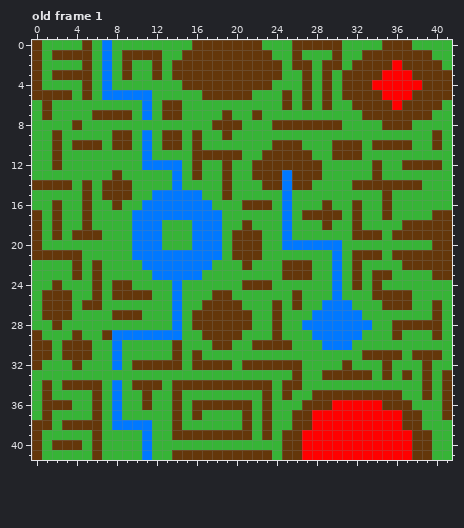
Two states of a animated GIF sprite, arvores/animation.gif. Above: the version before the commit.
The file is 42x42 pixels. Shown: old frame 1. The commit also changed other frames, which this record leaves out.
The result:
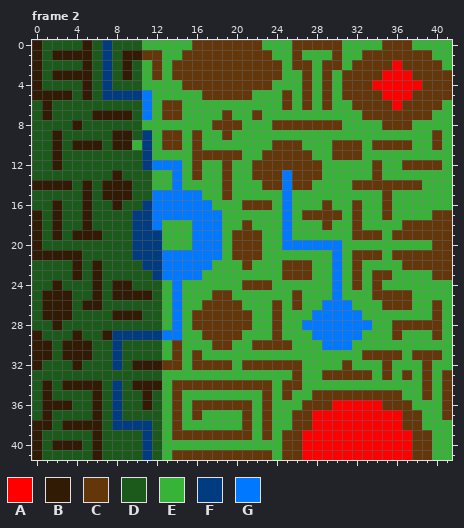
Palette (. is transparent): A #ff0000  B #321b05  C #64370a  D #1b5a1b  E #37b437  F #003c7f  G #0078ff
A new or re-ordered frame is compared with the old frame closest to it.
From old to new:
frames 1 -> 20
Frame 2 is new; against old frame 1:
y 0: x 0..10 CEEEECEGEEE -> BDDDDBDFDDD
y 1: x 0..10 CECCCCEGECC -> BDBBBBDFDBB
y 2: x 0..10 CEEEECEGECE -> BDDDDBDFDBD
y 3: x 0..10 CECCCCEGECE -> BDBBBBDFDBD
y 4: x 0..10 CEEEECEGEEE -> BDDDDBDFDDD
y 5: x 0..10 CCCCECEGGGG -> BBBBDBDFFFF
y 6: x 0..10 ECEEEEEEEEE -> DBDDDDDDDDD
y 7: x 0..10 ECEEEECCCCE -> DBDDDDBBBBD
y 8: x 0..10 EEEECEEEEEE -> DDDDBDDDDDD
y 9: x 0..11 EECEEEEECCEG -> DDBDDDDDBBDF
y 10: x 0..9 EECECCCECC -> DDBDBBBDBB; x 11 G -> F
y 11..12: x 0..11 EECEEEEEEEEG -> DDBDDDDDDDDF
y 13: x 0..11 EEEEEEEECEEE -> DDDDDDDDBDDD
y 14: x 0..11 CCCCECECCCEE -> BBBBDBDBBBDD
y 15: x 0..11 EEEEECECCCEE -> DDDDDBDBBBDD
y 16: x 0..11 EECEECEECEEG -> DDBDDBDDBDDF
y 17..18: x 0..11 CECEECEEEEGG -> BDBDDBDDDDFF
y 19: x 0..12 CECECCCEEEGGG -> BDBDBBBDDDFFF
y 20: x 0..12 CEEEEEEEEEGGG -> BDDDDDDDDDFFF
y 21: x 0..12 CCCCCEEEEEGGG -> BBBBBDDDDDFFF
y 22: x 0..12 EEEECECEEEEGG -> DDDDBDBDDDDFF
y 23: x 0..12 EEEECECEEEEEG -> DDDDBDBDDDDDF
y 24: x 0..12 EECEEECECCEEE -> DDBDDDBDBBDDD
y 25: x 0..12 ECCCEECECCCCE -> DBBBDDBDBBBBD
y 26: x 0..12 ECCCECCEEEEEE -> DBBBDBBDDDDDD
y 27: x 0..12 ECCCEEEECCCEE -> DBBBDDDDBBBDD
y 28: x 0..12 EECEEEEEEEEEE -> DDBDDDDDDDDDD
y 29: x 0..12 CEEECEECGGGGG -> BDDDBDDBFFFFF
y 30..31: x 0..12 CCECCCEEGEEEE -> BBDBBBDDFDDDD
y 32: x 0..12 CEEECEEEGECCC -> BDDDBDDDFDBBB
y 33: x 0..12 EEEEEEEEEEEEE -> DDDDDDDDDDDDD
y 34: x 0..12 ECECCCCEGECCC -> DBDBBBBDFDBBB
y 35: x 0..12 ECEEEECEGEECE -> DBDDDDBDFDDBD
y 36: x 0..12 ECCCEECEGEECE -> DBBBDDBDFDDBD
y 37: x 0..12 ECEEEECEGEEEE -> DBDDDDBDFDDDD
y 38: x 0..12 CCECCCCEGGGGE -> BBDBBBBDFFFFD
y 39: x 0..12 CEEEEECEEEEGE -> BDDDDDBDDDDFD
y 40: x 0..12 CECCCECEEEEGE -> BDBBBDBDDDDFD
y 41: x 0..12 CEEEEECEEEEGE -> BDDDDDBDDDDFD
Pixel boxes of the changes (left, top, right, bottom) in both pictures:
changed: (32, 40, 162, 460)
